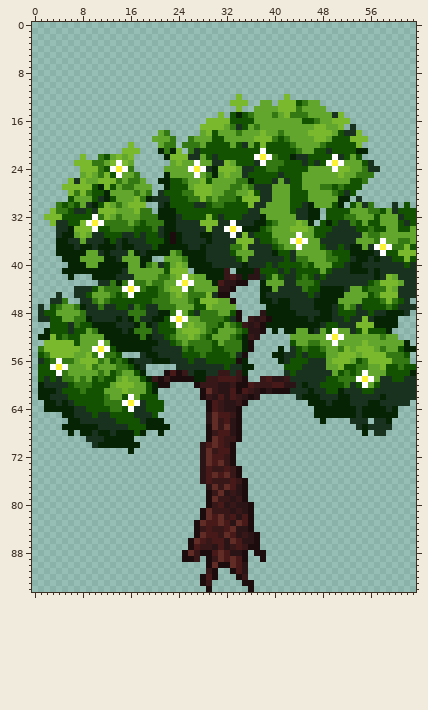
A sprite sheet gets an edit: Assets/Art/Textures/Trees/Tree_Cherry.png. The picture above was drawn from the file before the commit.
Rulers count pixels.
Once edited:
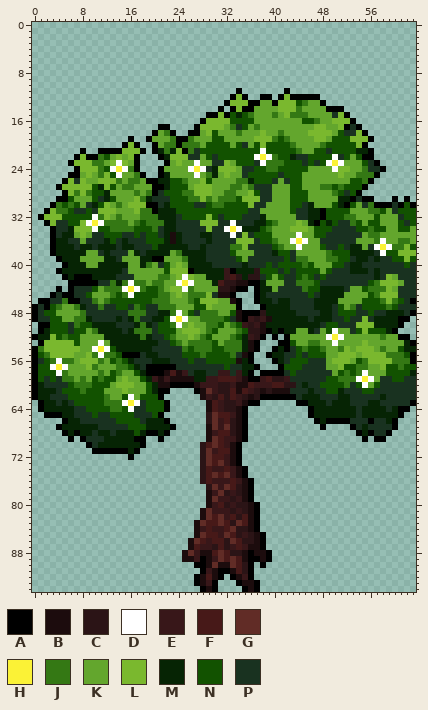
Palette (. is transparent): A #000000  B #1c0c0d  C #2b1416  D #ffffff  E #381719  F #471918  G #612c26  H #fbf236  J #347814  K #63a62d  L #7ab82e  M #062404  N #125200  P #193220
Change:
file 640x950 -> 64x95 pixels (blocks of 10x10 -> 1x1; one block is one cell here)
Colour A is added in row 11 at x 34 and 42; in row 12 at x 33, 35, 38 to 39, 41 and 43 to 47; in row 13 at x 32, 36 to 37, 40 and 48; in row 14 at x 31, 33, 35 to 36 and 49 to 51; in row 15 at x 29 to 30, 32 and 52; in row 16 at x 28 and 53.
Colour A is added in row 17 at x 21 to 22, 27, 52 and 54; in row 18 at x 20, 23, 26 to 27 and 55; in row 19 at x 16, 19, 24 to 25 and 56; in row 20 at x 15, 17, 20, 24 and 55; in row 21 at x 8, 11 to 14, 18, 20, 25 and 56; in row 22 at x 7, 9 to 10, 17, 21 and 55 to 56.
Colour A is added in row 23 at x 6, 17, 22 and 57; in row 24 at x 7, 17, 21 and 58; in row 25 at x 6 to 7, 18, 21 and 57; in row 26 at x 5, 19 to 20 and 56; in row 27 at x 4, 20 to 21 and 55; in row 28 at x 5, 20 and 54.
Colour A is added in row 29 at x 4 to 5, 53, 55 to 56, 60 and 62; in row 30 at x 3, 19 to 20, 52, 57 to 59, 61 and 63; in row 31 at x 2, 20 and 48; in row 32 at x 1 and 48; in row 33 at x 2 and 47; in rows 34 to 38 at x 3.
Colour A is added in row 39 at x 4 and 20 to 21; in row 40 at x 5; in row 41 at x 4, 26 and 33; in row 42 at x 5 and 7 to 9; in row 43 at x 6 to 10 and 36 to 37; in row 44 at x 4, 6, 34 to 35 and 37.
Colour A is added in row 45 at x 3, 5 to 6, 33 and 37; in row 46 at x 1 to 2, 6 to 7, 34, 37 and 63; in row 47 at x 0, 2, 34 and 38; in row 48 at x 0, 35 to 37 and 63; in row 49 at x 0, 35 and 61 to 62; in row 50 at x 1 to 2 and 61.
Colour A is added in row 51 at x 1, 39, 41 and 60; in row 52 at x 0, 38, 40, 42 and 61 to 62; in row 53 at x 1, 37, 41 to 42 and 63; in row 54 at x 0, 37, 40 and 42; in row 55 at x 0, 15 to 17, 36, 39 and 63; in row 56 at x 0, 36, 40 and 63.
Colour A is added in row 57 at x 0, 19 to 23, 37 and 41; in row 58 at x 0, 19 to 21, 36 and 38 to 41; in row 59 at x 0 and 36 to 37; in row 60 at x 0 and 23 to 26; in row 61 at x 0, 21 to 22 and 27; in row 62 at x 0, 21 and 38 to 43.
Colour A is added in row 63 at x 1, 22, 36 to 37, 44 to 45 and 63; in row 64 at x 1, 22, 35, 46 and 61 to 62; in row 65 at x 2 to 4, 21, 35, 46 and 61; in row 66 at x 5, 22, 35, 47, 49 to 52, 56 and 60; in row 67 at x 4, 23, 35, 48, 53 and 60; in row 68 at x 5, 7, 19 to 20, 22, 35, 54, 56 and 59.
Colour A is added in row 69 at x 6, 8, 17 to 18, 21, 35, 55 and 57 to 58; in row 70 at x 9, 18 and 34; in row 71 at x 10 to 15, 17 and 34; in row 72 at x 16 and 34; in row 73 at x 34; in rows 74 to 75 at x 35.
Colour A is added in rows 76 to 79 at x 36; in rows 80 to 84 at x 37; in rows 85 to 87 at x 38; in row 88 at x 36 and 39; in row 89 at x 28, 36 to 37 and 39; in row 90 at x 27 to 28, 36 and 38.
Colour A is added in row 91 at x 28, 31 to 32 and 36; in row 92 at x 27, 31, 33 and 36; in row 93 at x 27, 30, 34 and 37; in row 94 at x 28, 30, 35 and 37.
Changed places in both pictures, as pixel boxes (x1, y1, x2, y2):
added: (32, 88, 416, 592)
